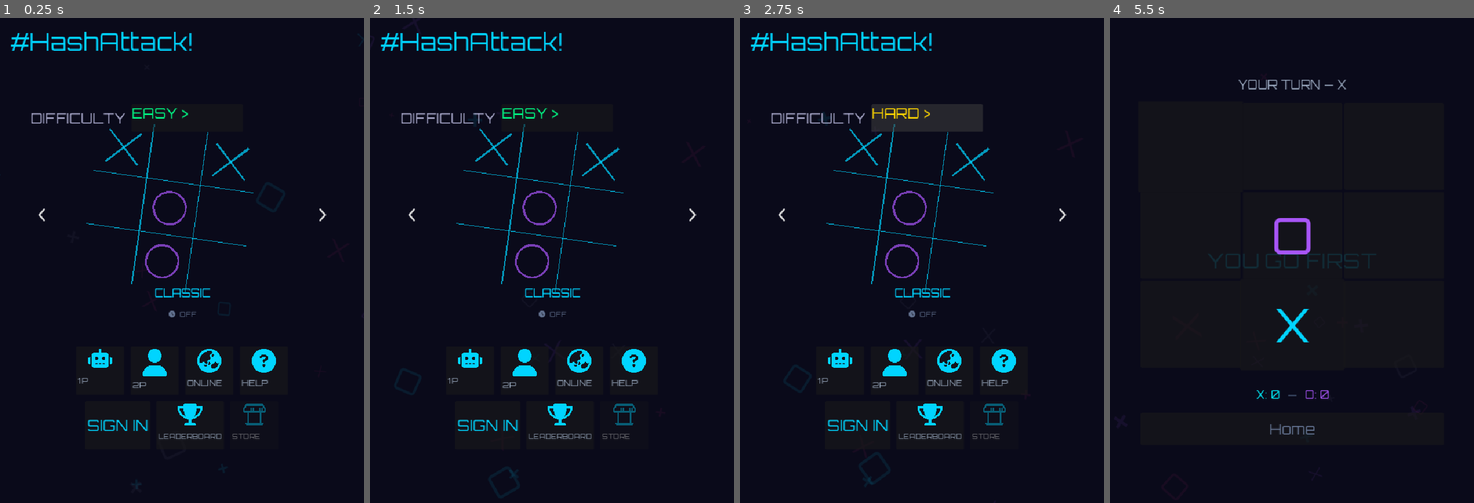
Above: before the commit, frames 1-4 (left to right).
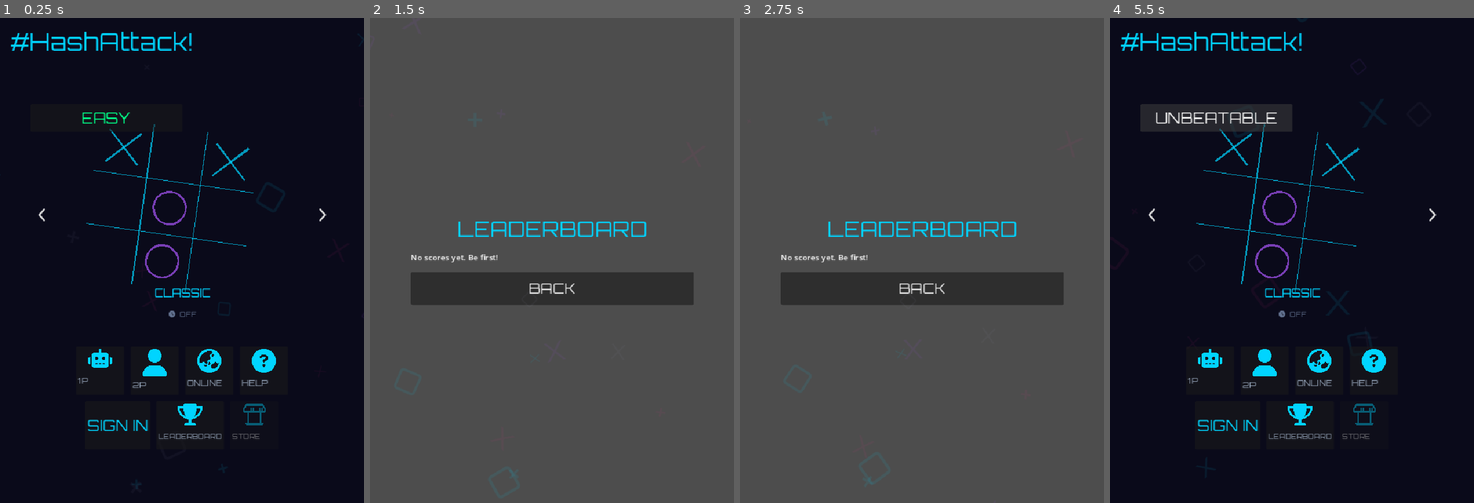
Above: after the commit, the same moments.

Repository: weilies/nexus-arcade
Game: Godot game, scene res://scenes/MainMenu.tscn
Same seed, same stepped clock (60 frames per second), same inputs: the game is played once before the commit and once after it.
Inputs (mouse positions are in pixels of both pictures, inside the frame that each line leads up to):
- Up to frame 1 (0.25 s): no input
- Up to frame 2 (1.5 s): click "2P" at 0.5 s; click (552, 430) at 1.25 s, where only the run before the commit has a clickable "Home"
- Up to frame 3 (2.75 s): click (925, 119) at 2 s, where only the run before the commit has a clickable "EASY >"
- Up to frame 4 (5.5 s): click (1211, 372) at 2.75 s, where only the run before the commit has a clickable "1P"; click (1292, 289) at 3.5 s, where only the run after the commit has a clickable "BACK"; click (1215, 119) at 4.25 s, where only the run after the commit has a clickable "EASY"; click (1215, 119) at 5 s, where only the run after the commit has a clickable "HARD"

The runs differ from the first frame. In frame 1, 0.5% of the frame differs, in the area x 8-52%, y 18-24%; in frame 2, 100%, in the area x 0-100%, y 0-100%; in frame 3, 100%; in frame 4, 5.0%.
Error before the commit: Cannot call method 'stop' on a null value. (res://scripts/TurnTimer.gd:29)
Error after the commit: Parse Error: Function "to_local()" not found in base self. (res://scenes/GameBoard.gd:476)

Commit message:
fix(ttt): ephemerate ID mismatch, timer skip-turn, circular ring, opacity via Color.a
- Fix root cause: ModeCarousel ID is 'ephemerate', code checked 'ephemeral'
  EphemeralGameState was never instantiated — game ran as Classic in Ephemerate mode
- Ephemeral opacity: use Color.a on font_color instead of modulate.a (unambiguous)
- Timer timeout for VS_AI/LOCAL: skip turn + TIME'S UP! banner + screen shake
- Add TimerRing inner class: circular arc depletes around current player score badge
- Show timer mode + difficulty as inline HUD text on game board screen
- Difficulty button: use Button.text directly, remove child Label, no '>' char
- Remove explicit font_size override from difficulty so it matches timer via ArcadeTheme

Co-Authored-By: Claude Sonnet 4.6 <noreply@anthropic.com>

Diff:
--- a/games/tic-tac-toe/scenes/GameBoard.gd
+++ b/games/tic-tac-toe/scenes/GameBoard.gd
@@ -1,5 +1,23 @@
 class_name GameBoard
 extends Control
+
+class TimerRing extends Control:
+	var progress: float = 1.0
+	var ring_color: Color = Color("#00d4ff")
+	const RING_W := 5.0
+
+	func _draw() -> void:
+		var center := size / 2.0
+		var r := minf(size.x, size.y) / 2.0 - RING_W - 1.0
+		draw_arc(center, r, -PI / 2.0, -PI / 2.0 + TAU, 48,
+			Color(0.15, 0.15, 0.22, 0.55), RING_W, true)
+		if progress > 0.01:
+			draw_arc(center, r, -PI / 2.0, -PI / 2.0 + TAU * progress, 48,
+				ring_color, RING_W, true)
+
+	func set_progress(p: float) -> void:
+		progress = clampf(p, 0.0, 1.0)
+		queue_redraw()
 
 enum Mode { VS_AI, LOCAL, ONLINE }
 
@@ -25,7 +43,9 @@
 var _ephemeral_state: EphemeralGameState
 var _ultimate_state: UltimateGameState
 var _pending_ultimate_move: Dictionary = {}
-var _evicting_cell: int = -1  # cell currently being fade-animated; _refresh_ui skips it
+var _evicting_cell: int = -1
+var _ring_x: TimerRing = null
+var _ring_o: TimerRing = null
 
 func setup_vs_ai(_ignored_difficulty: int = 0) -> void:
 	_mode = Mode.VS_AI
@@ -57,7 +77,7 @@
 				_ai = UltimateAI.new()
 			_setup_ultimate_board()
 			$VBoxContainer/Grid.visible = false
-		"ephemeral":
+		"ephemerate":
 			_ephemeral_state = EphemeralGameState.new()
 			_state = _ephemeral_state
 			if _mode == Mode.VS_AI:
@@ -75,8 +95,11 @@
 		_turn_timer.setup($VBoxContainer/LblTimer)
 	add_child(_turn_timer)
 	_turn_timer.timed_out.connect(_on_turn_timeout)
+	_turn_timer.tick.connect(_on_timer_tick)
 	if Globals.timer_seconds > 0:
 		_turn_timer.set_duration(Globals.timer_seconds)
+	call_deferred("_init_timer_rings")
+	call_deferred("_setup_game_info_label")
 
 	_ai_think_timer = Timer.new()
 	_ai_think_timer.one_shot = true
@@ -155,7 +178,7 @@
 
 func _do_place(cell_index: int) -> void:
 	# Ephemeral: redirect to handle eviction animation before placing
-	if Globals.current_game_mode == "ephemeral" and _ephemeral_state != null:
+	if Globals.current_game_mode == "ephemerate" and _ephemeral_state != null:
 		_do_place_ephemeral(cell_index)
 		return
 
@@ -219,7 +242,7 @@
 func _ai_take_turn() -> void:
 	_turn_timer.stop()  # pause timer during AI think
 	var move_cell: int
-	if Globals.current_game_mode == "ephemeral":
+	if Globals.current_game_mode == "ephemerate":
 		var eph_ai := _ai as EphemeralAI
 		move_cell = eph_ai.get_move(_ephemeral_state, Globals.ai_difficulty)
 	elif Globals.current_game_mode == "ultimate":
@@ -303,10 +326,51 @@
 			_on_game_over()
 
 func _on_turn_timeout() -> void:
-	var my_mark = GameState.player_to_str(_player_mark)
-	_supabase_ref.broadcast("room:" + _room_id, "forfeit", {"player": my_mark})
-	_state.result = GameState.GameResult.O_WINS if _player_mark == GameState.Player.X else GameState.GameResult.X_WINS
-	_on_game_over()
+	if _mode == Mode.ONLINE:
+		var my_mark = GameState.player_to_str(_player_mark)
+		_supabase_ref.broadcast("room:" + _room_id, "forfeit", {"player": my_mark})
+		_state.result = GameState.GameResult.O_WINS if _player_mark == GameState.Player.X else GameState.GameResult.X_WINS
+		_on_game_over()
+		return
+
+	# VS_AI and LOCAL: skip turn, no forfeit
+	if _state.result != GameState.GameResult.ONGOING:
+		return
+	SFX.click()
+	_show_times_up_banner()
+	_shake_screen()
+	_state.current_turn = GameState.Player.O if _state.current_turn == GameState.Player.X else GameState.Player.X
+	_refresh_ui()
+	if Globals.timer_seconds > 0:
+		_turn_timer.start()
+	if _mode == Mode.VS_AI and _state.current_turn != _player_mark:
+		_ai_take_turn.call_deferred()
+
+func _show_times_up_banner() -> void:
+	var orbitron := load("res://fonts/Orbitron.ttf")
+	var lbl := Label.new()
+	lbl.text = "TIME'S UP!"
+	lbl.add_theme_font_override("font", orbitron)
+	lbl.add_theme_font_size_override("font_size", 56)
+	lbl.add_theme_color_override("font_color", Color("#ff2d95"))
+	lbl.set_anchors_preset(Control.PRESET_CENTER)
+	lbl.horizontal_alignment = HORIZONTAL_ALIGNMENT_CENTER
+	add_child(lbl)
+	lbl.scale = Vector2.ZERO
+	lbl.pivot_offset = Vector2(lbl.size.x / 2.0, lbl.size.y / 2.0)
+	var tw := create_tween()
+	tw.tween_property(lbl, "scale", Vector2(1.1, 1.1), 0.15).set_trans(Tween.TRANS_BACK)
+	tw.tween_property(lbl, "scale", Vector2.ONE, 0.08)
+	tw.tween_property(lbl, "modulate:a", 0.0, 0.6).set_delay(0.4)
+	tw.tween_callback(lbl.queue_free)
+
+func _shake_screen() -> void:
+	var origin := position
+	var tw := create_tween()
+	for i in 5:
+		var off := Vector2(randf_range(-10.0, 10.0), randf_range(-5.0, 5.0))
+		tw.tween_property(self, "position", origin + off, 0.04)
+	tw.tween_property(self, "position", origin, 0.04)
 
 func _on_home() -> void:
 	SFX.click()
@@ -337,22 +401,23 @@
 
 		var cell = $VBoxContainer/Grid.get_child(i)
 		var mark_label: Label = cell.get_node("Mark")
+		var is_ephemerate := Globals.current_game_mode == "ephemerate" and _ephemeral_state != null
 		match _state.board[i]:
 			GameState.Player.X:
 				mark_label.text = "X"
-				mark_label.add_theme_color_override("font_color", Color("#00d4ff"))
+				var cx := Color("#00d4ff")
+				if is_ephemerate:
+					cx.a = _ephemeral_state.get_cell_opacity(i)
+				mark_label.add_theme_color_override("font_color", cx)
 			GameState.Player.O:
 				mark_label.text = "O"
-				mark_label.add_theme_color_override("font_color", Color("#a855f7"))
+				var co := Color("#a855f7")
+				if is_ephemerate:
+					co.a = _ephemeral_state.get_cell_opacity(i)
+				mark_label.add_theme_color_override("font_color", co)
 			_:
 				mark_label.text = ""
-
-		# Ephemeral: apply fade opacity based on cell age
-		if Globals.current_game_mode == "ephemeral" and _ephemeral_state != null:
-			var opacity := _ephemeral_state.get_cell_opacity(i)
-			mark_label.modulate.a = opacity if opacity > 0.0 else 1.0
-		else:
-			mark_label.modulate.a = 1.0
+		mark_label.modulate.a = 1.0
 
 	var turn_text: String
 	match _state.current_turn:
@@ -378,6 +443,14 @@
 
 	$VBoxContainer/ScoreRow/LblScoreX.text = "X: %d" % _score_x
 	$VBoxContainer/ScoreRow/LblScoreO.text = "O: %d" % _score_o
+	if _ring_x and _ring_o and Globals.timer_seconds > 0:
+		var x_active := _state.current_turn == GameState.Player.X
+		if _ring_x.visible != x_active:
+			_ring_x.visible = x_active
+			_ring_x.set_progress(1.0)
+		_ring_o.visible = not x_active
+		if not x_active and _ring_o.progress > 0.99:
+			_ring_o.set_progress(1.0)
 
 func _highlight_win_line() -> void:
 	var line = _state.get_winning_line()
@@ -388,6 +461,67 @@
 		var tween = create_tween().set_loops()
 		tween.tween_property(cell, "modulate", Color(1.3, 1.3, 1.3, 1.0), 0.4)
 		tween.tween_property(cell, "modulate", Color.WHITE, 0.4)
+
+func _init_timer_rings() -> void:
+	if Globals.timer_seconds <= 0:
+		return
+	var sz := Vector2(56.0, 56.0)
+	var lbl_x: Label = $VBoxContainer/ScoreRow/LblScoreX
+	var lbl_o: Label = $VBoxContainer/ScoreRow/LblScoreO
+	_ring_x = TimerRing.new()
+	_ring_x.custom_minimum_size = sz
+	_ring_x.size = sz
+	_ring_x.ring_color = Color("#00d4ff")
+	_ring_x.mouse_filter = Control.MOUSE_FILTER_IGNORE
+	var cx := to_local(lbl_x.get_global_rect().get_center())
+	_ring_x.position = cx - sz / 2.0
+	add_child(_ring_x)
+	_ring_o = TimerRing.new()
+	_ring_o.custom_minimum_size = sz
+	_ring_o.size = sz
+	_ring_o.ring_color = Color("#a855f7")
+	_ring_o.mouse_filter = Control.MOUSE_FILTER_IGNORE
+	var co := to_local(lbl_o.get_global_rect().get_center())
+	_ring_o.position = co - sz / 2.0
+	add_child(_ring_o)
+	_ring_x.visible = false
+	_ring_o.visible = false
+
+func _on_timer_tick(seconds_left: int) -> void:
+	if Globals.timer_seconds <= 0:
+		return
+	var p := float(seconds_left) / float(Globals.timer_seconds)
+	if _state.current_turn == GameState.Player.X and _ring_x:
+		_ring_x.set_progress(p)
+	elif _ring_o:
+		_ring_o.set_progress(p)
+
+func _setup_game_info_label() -> void:
+	var parts: Array[String] = []
+	if Globals.timer_seconds > 0:
+		match Globals.timer_seconds:
+			3: parts.append("BLITZ")
+			6: parts.append("CASUAL")
+			9: parts.append("CHILL")
+	if _mode == Mode.VS_AI:
+		match Globals.ai_difficulty:
+			Globals.AIDifficulty.EASY:       parts.append("EASY")
+			Globals.AIDifficulty.HARD:       parts.append("HARD")
+			Globals.AIDifficulty.UNBEATABLE: parts.append("UNBEATABLE")
+	if parts.is_empty():
+		return
+	var orbitron := load("res://fonts/Orbitron.ttf")
+	var lbl := Label.new()
+	lbl.name = "LblGameInfo"
+	lbl.text = " | ".join(parts)
+	lbl.horizontal_alignment = HORIZONTAL_ALIGNMENT_CENTER
+	lbl.add_theme_font_override("font", orbitron)
+	lbl.add_theme_font_size_override("font_size", 22)
+	lbl.add_theme_color_override("font_color", Color(0.55, 0.6, 0.75, 0.75))
+	var vbox := $VBoxContainer
+	vbox.add_child(lbl)
+	var status_idx := $VBoxContainer/LblStatus.get_index()
+	vbox.move_child(lbl, status_idx + 1)
 
 func _update_streak_badge() -> void:
 	if not has_node("VBoxContainer/StreakBadge"):
--- a/games/tic-tac-toe/scenes/MainMenu.gd
+++ b/games/tic-tac-toe/scenes/MainMenu.gd
@@ -19,7 +19,6 @@
 ]
 
 var _btn_difficulty: Button = null
-var _lbl_difficulty: Label = null
 
 @onready var _carousel: ModeCarousel = $CarouselContainer
 @onready var _btn_1p: Button = $TileBar/Row1/Btn1P
@@ -147,19 +146,9 @@
 	row.add_theme_constant_override("separation", 12)
 	row.alignment = BoxContainer.ALIGNMENT_BEGIN
 
-	var lbl_prefix := Label.new()
-	lbl_prefix.text = "DIFFICULTY"
-	lbl_prefix.add_theme_color_override("font_color", Color(0.667, 0.667, 0.8, 1.0))
-	lbl_prefix.custom_minimum_size = Vector2(180, 0)
-	row.add_child(lbl_prefix)
-
 	_btn_difficulty = Button.new()
 	_btn_difficulty.flat = false
-	_btn_difficulty.custom_minimum_size = Vector2(220, 56)
-
-	_lbl_difficulty = Label.new()
-	_lbl_difficulty.text = ""
-	_btn_difficulty.add_child(_lbl_difficulty)
+	_btn_difficulty.custom_minimum_size = Vector2(300, 56)
 	_btn_difficulty.pressed.connect(_on_difficulty_pressed)
 	row.add_child(_btn_difficulty)
 
@@ -176,7 +165,7 @@
 	_refresh_timer_visibility()
 
 func _refresh_timer_visibility() -> void:
-	var locked := _current_game_mode in ["ultimate", "ephemeral"]
+	var locked := _current_game_mode in ["ultimate", "ephemerate"]
 	$CarouselContainer/TimerRow.visible = not locked
 	if has_node("CarouselContainer/DifficultyRow"):
 		$CarouselContainer/DifficultyRow.visible = true
@@ -187,9 +176,9 @@
 
 func _refresh_difficulty_label() -> void:
 	var mode: Dictionary = DIFFICULTY_MODES[_difficulty_index]
-	_lbl_difficulty.text = mode["label"] + " >"
+	_btn_difficulty.text = mode["label"]
 	var clr: Color = mode["color"]
-	_lbl_difficulty.add_theme_color_override("font_color", clr)
+	_btn_difficulty.add_theme_color_override("font_color", clr)
 	Globals.ai_difficulty = mode["difficulty"] as Globals.AIDifficulty
 
 func _on_difficulty_pressed() -> void:
@@ -215,7 +204,7 @@
 func _on_1p() -> void:
 	SFX.click()
 	Globals.current_game_mode = _current_game_mode
-	if _current_game_mode in ["ultimate", "ephemeral"]:
+	if _current_game_mode in ["ultimate", "ephemerate"]:
 		Globals.timer_seconds = 6
 	else:
 		Globals.timer_seconds = TIMER_MODES[_timer_index]["seconds"]
@@ -227,7 +216,7 @@
 func _on_2p() -> void:
 	SFX.click()
 	Globals.current_game_mode = _current_game_mode
-	if _current_game_mode in ["ultimate", "ephemeral"]:
+	if _current_game_mode in ["ultimate", "ephemerate"]:
 		Globals.timer_seconds = 6
 	else:
 		Globals.timer_seconds = TIMER_MODES[_timer_index]["seconds"]
@@ -239,7 +228,7 @@
 func _on_online() -> void:
 	SFX.click()
 	Globals.current_game_mode = _current_game_mode
-	if _current_game_mode in ["ultimate", "ephemeral"]:
+	if _current_game_mode in ["ultimate", "ephemerate"]:
 		Globals.timer_seconds = 6
 	else:
 		Globals.timer_seconds = TIMER_MODES[_timer_index]["seconds"]
